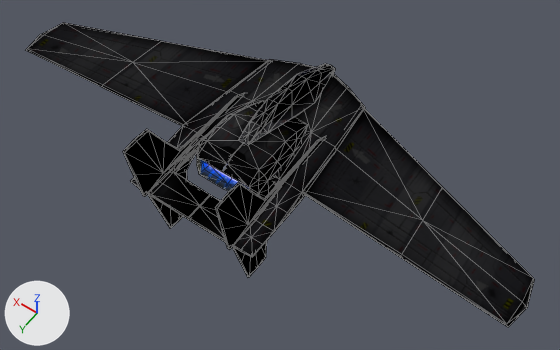
An edit to the glTF model gfx/ship3d/Ancestor/ancestor.gltf, drawn before and after from the same camera.
The view is the same before and after, from a 50 mm lens placed at (-25.8, 35.7, 49.4), pointed at (-2.6, 3.3, -1.6). Every picture has the same lights, and +X, +Y and +Z are marked at lower left. Mesh edges are drawn as thin lines. Where no turn or scale is listed for an object, it has been applied to the vertices. Vertices at the same position are counted once.

The older version as bpy lines, for what is in view:
```python
me_base = bpy.data.meshes.new('base')
me_base.from_pydata(...)  # 596 vertices, 1008 faces; spans x -24.6..24.6, y -8.3..13.2, z -7.2..6.6
me_base.materials.append(mat_base)
ob_base = bpy.data.objects.new('base', me_base)
ob_base.location = (0.0, 0.0, 0.0)
```
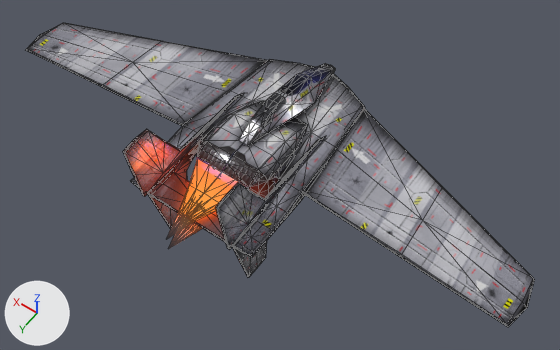
Boxes (x1, y1, x2, y2) around the edits, measured in the pictures (560 x 350 px):
'base', recoloured, shading changed (black to grey)
    both: (26, 23, 535, 327)
'glow', added
    after: (184, 159, 246, 215)
part 1 of me_base, shading changed
    both: (222, 193, 392, 257)
part 2 of me_base, shading changed
    both: (113, 92, 183, 208)

What the commit changed:
Picture 'GLO_bake' (img_glo_bake) is new.
Picture 'gradient_orange' (img_gradient_orange) is new.
Material 'base_glow' (mat_base_glow) is new.
Uses the picture img_ancestor.
Uses the picture img_glo_bake.
Material 'engine_glow_dvaered' (mat_engine_glow_dvaered) is new.
Uses the picture img_gradient_orange.
me_base has 596 vertices, 1008 faces and spans x -24.6..24.6, y -8.3..13.2, z -7.2..6.6.
me_base is used by ob_base; location (0.0, 0.0, 0.0).
me_base no longer uses material mat_base.
me_base part 1: 6 of the faces centred in x -8.8..-4.2, y 5.0..12.4, z -1.1..1.1 are now shaded flat.
me_base part 2: 6 of the faces centred in x 4.2..8.8, y 5.0..12.4, z -1.1..1.1 are now shaded flat.
me_base now uses material mat_base_glow.
Mesh me_ancestor_001 is new.
It has 82 vertices, 120 faces and spans x -2.67..2.67, y 4.96..11.84, z -0.87..1.62.
It uses material mat_engine_glow_dvaered.
Object 'glow' (ob_glow) is new; it shows me_ancestor_001.
Its location is (0.0, 2.55, -0.35).
